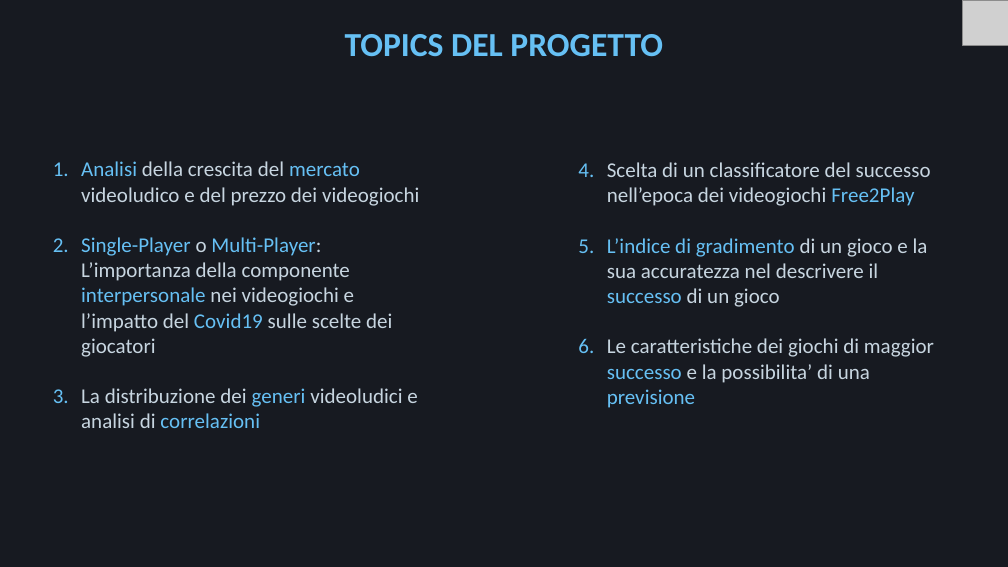
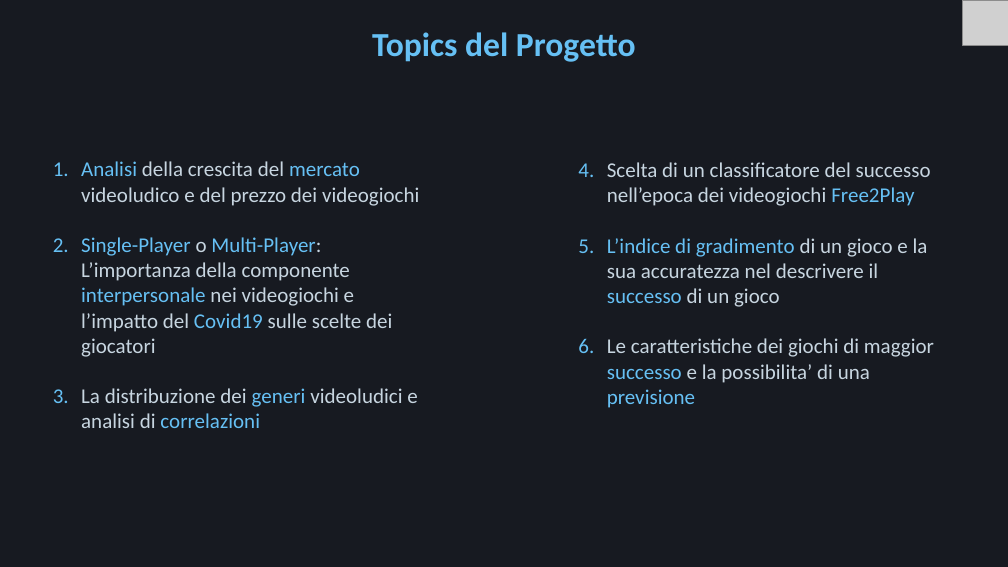
Before and after one commit to Mora11231/VisualizzazioneScientifica, a slide deck: slide 2 of Steam.pptx. Drawn at 1008x567 pixels with LibreOffice and Linux fonts; fonts in the diff are those of the drawing; grey boxes stand for pictures. Boxes give left, top, right and bottom in pixels: in the first picture for what was removed or moved away, otherwise in the second. Text is boxed around its words. In the diff, an @@ line names an element or a change of style, - is before the commit and + after.

```diff
--- a/Steam.pptx
+++ b/Steam.pptx
@@ title at [372, 32, 636, 62]: text changed @@
-TOPICS DEL PROGETTO
+Topics del Progetto
```
Also in this commit, not shown: 9 other slides changed, 4 slides added, 1 slide removed, 4 other files.
